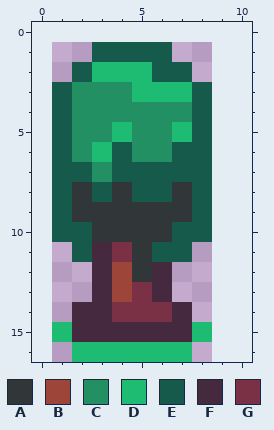
One commit to this pixel-art sprite: assets/Tree.png. This is how it looked before the edit.
The file is 8x16 pixels. The old version is drawn lined up with the new one, on the new canvas.
Palette (. is transparent): A #313638  B #9e4539  C #239063  D #1ebc73  E #165a4c  F #45293f  G #7a3045
Pixels before, first column x 1:
 1 ..EEEE..
 2 .EDDDEE.
 3 ECCCDDDE
 4 ECCCCCCE
 5 ECCDCCDE
 6 ECDECCEE
 7 EECEEEEE
 8 EAEAEEAE
 9 EAAAAAAE
10 EEAAAAEE
11 .EFGAEE.
12 ..FBAF..
13 ..FBGF..
14 .FFGGGF.
15 DFFFFFFD
16 .DDDDDD.
Now the later version:
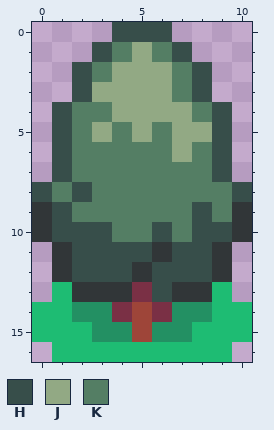
Colours new in this view: H #374e4a  J #92a984  K #547e64
From old to new:
canvas 8x16 -> 11x17, the old top-left corner now at 1,1
Changed rows in their new state; - is an unchanged pixel.
first column x 0:
 0 ----HHH----
 1 ---HKJKH---
 2 --HKJJJKH--
 3 -.HJJJJKH--
 4 -HKKJJJJKH-
 5 -HKJKJKJJH-
 6 -HKKKKKJKH-
 7 -HKKKKKKKH-
 8 HKHKKKKKKKH
 9 AHKKKKKKHKA
10 AHHHKKHKHHA
11 -AHHHHAHHA-
12 -AHHH-HHHA-
13 -DAAA-HAAD-
14 DDCC-B-CCDD
15 D-DCCBCC-DD
16 -D------DD-
